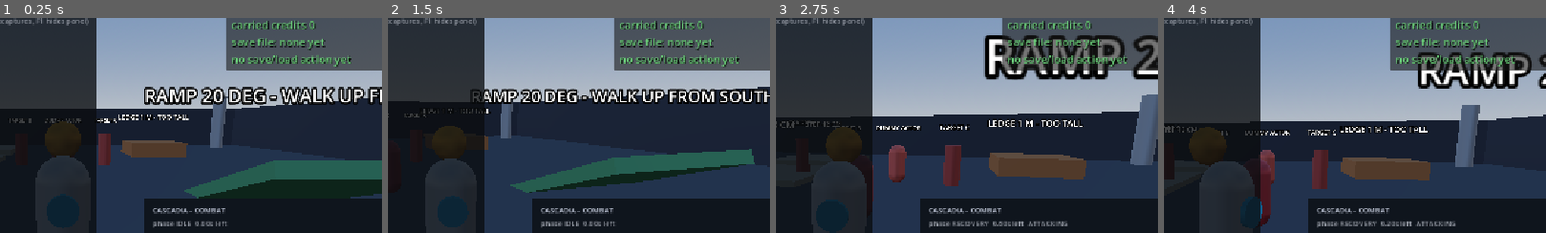
Above: before the commit, frames 1-4 (left to right).
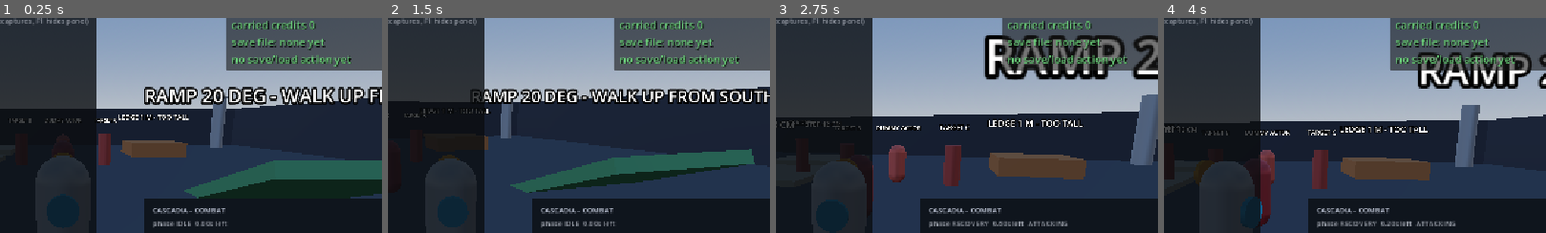
Above: after the commit, the same moments.

Repository: thom-baum/CascadiaPrototype2
Game: Godot game, scene res://main.tscn
The game is run twice, just before and just after one commit, with the same random seed, the same clock (stepped at 60 frames per second) and the same inputs.
Inputs (mouse positions are % of the whole screen's width and height, from its top left):
- Up to frame 1 (0.25 s): no input
- Up to frame 2 (1.5 s): tap Enter at 0.5 s; move the mouse to (49, 52) at 0.52 s; hold W (move_forward) from 0.53 s (still down); tap R (critical) at 0.6 s; click (49, 52) at 0.67 s; move the mouse to (57, 51) at 1.27 s; tap Space (dodge) at 1.35 s
- Up to frame 3 (2.75 s): keep holding W (move_forward); move the mouse to (42, 49) at 2.02 s; right-click (42, 49) at 2.1 s
- Up to frame 4 (4 s): move the mouse to (51, 50) at 2.77 s; release W (move_forward) at 2.78 s; hold A (move_left) 2.78-3.53 s; tap E (interact) at 2.85 s; click (51, 50) at 2.92 s; move the mouse to (46, 48) at 3.52 s; hold W (move_forward) from 3.53 s (still down); click (46, 48) at 3.6 s
The pictures show only the part of the screen within x 42-92%, y 10-60%; the shares and areas given below are measured in that part.

The runs differ from the first frame. In frame 1, 0.5% of the frame differs, in the area x 11-22%, y 48-59%; in frame 2, 0.2%; in frame 3, 0.6%; in frame 4, 0.7%, in the area x 6-17%, y 50-74%.

Commit message:
Match the amber marker to the blue disc, seated at the capsule top

Diff:
--- a/scenes/test_environment.tscn
+++ b/scenes/test_environment.tscn
@@ -155,9 +155,10 @@
 [sub_resource type="StandardMaterial3D" id="StandardMaterial3D_adw7c"]
 albedo_color = Color(1, 0.62, 0.12, 1)
 
-[sub_resource type="SphereMesh" id="SphereMesh_adw7c"]
-radius = 0.28
-height = 0.56
+[sub_resource type="CylinderMesh" id="CylinderMesh_0hxc1"]
+top_radius = 0.22
+bottom_radius = 0.22
+height = 0.08
 
 [sub_resource type="StandardMaterial3D" id="StandardMaterial3D_0hxc1"]
 albedo_color = Color(0.15, 0.75, 0.95, 1)
@@ -543,9 +544,9 @@
 [node name="FacingMarker" type="Node3D" parent="Player" unique_id=1239214627]
 
 [node name="Nose" type="MeshInstance3D" parent="Player/FacingMarker" unique_id=1229904054]
-transform = Transform3D(1, 0, 0, 0, 1, 0, 0, 0, 1, 0, 2.2, -0.36)
+transform = Transform3D(1, 0, 0, 0, -4.371139e-08, -1, 0, 1, -4.371139e-08, 0, 1.78, -0.4)
 material_override = SubResource("StandardMaterial3D_adw7c")
-mesh = SubResource("SphereMesh_adw7c")
+mesh = SubResource("CylinderMesh_0hxc1")
 
 [node name="Tail" type="MeshInstance3D" parent="Player/FacingMarker" unique_id=965604135]
 transform = Transform3D(1, 0, 0, 0, -4.371139e-08, -1, 0, 1, -4.371139e-08, 0, 1.3, 0.44)
Not shown, changed: .summer/plans/CASCADIA_MILESTONE_ROADMAP.md
